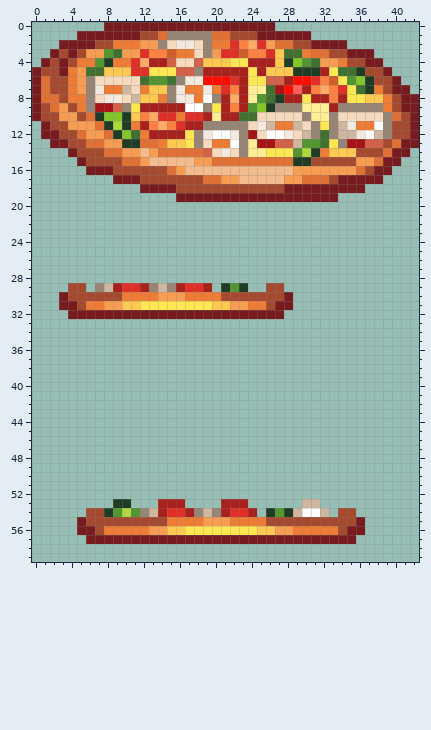
One commit to this pixel-art sprite: Sources/Modules/FoodModule/Items/ModFood/SeafoodPizza.png. This is how it looked before the edit.
The file is 86x120 pixels, drawn in blocks of 2x2; one block is one cell here.
Now the later version:
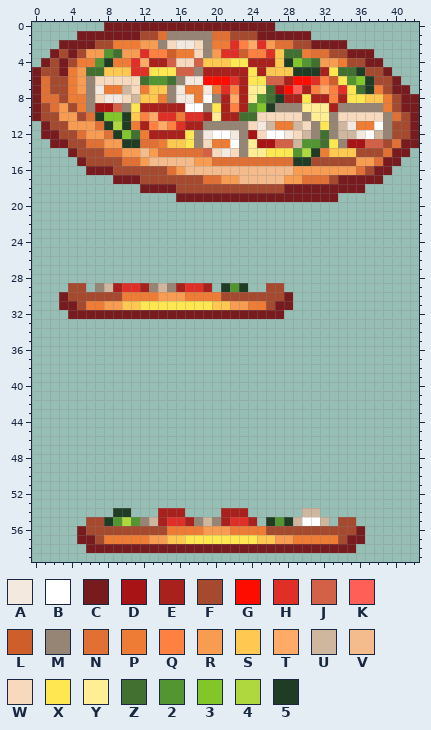
Palette (. is transparent): A #f4e9de  B #ffffff  C #771b1e  D #a81416  E #a8211c  F #a54a2e  G #ff0c00  H #e02f26  J #d36147  K #ff5f56  L #ce5f2b  M #968575  N #e07033  P #ef7c34  Q #ff8142  R #f79c51  S #ffc851  T #ffaa66  U #ceb69f  V #f4bc8d  W #f7dabe  X #ffe751  Y #ffee93  Z #427030  2 #539631  3 #82c629  4 #afd83e  5 #1f3d24
The exact change:
@@ x 0..42 @@
 52 ...........................................
-53 .........55...EEE....EEE......UU...........
-54 ......FF5242MUEHHEMUMEHHE.525UBBU.FF.......
-55 .....CFFFFFFFFFPPPPRRRPPPPFFFFFFFFFFC......
-56 .....CCFPPPPPRRSSXXXXXXXXSSRRPPPPPFCC......
-57 ......CCCCCCCCCCCCCCCCCCCCCCCCCCCCCC.......
-58 ...........................................
+53 ...........................................
+54 .........55...EEE....EEE......UU...........
+55 ......FF5242MUEHHEMUMEHHE.525UBBU.FF.......
+56 .....CFFFFFFFFFPPPPRRRPPPPFFFFFFFFFFC......
+57 .....CCFPPPPPRRSSXXXXXXXXSSRRPPPPPFCC......
+58 ......CCCCCCCCCCCCCCCCCCCCCCCCCCCCCC.......
 59 ...........................................
